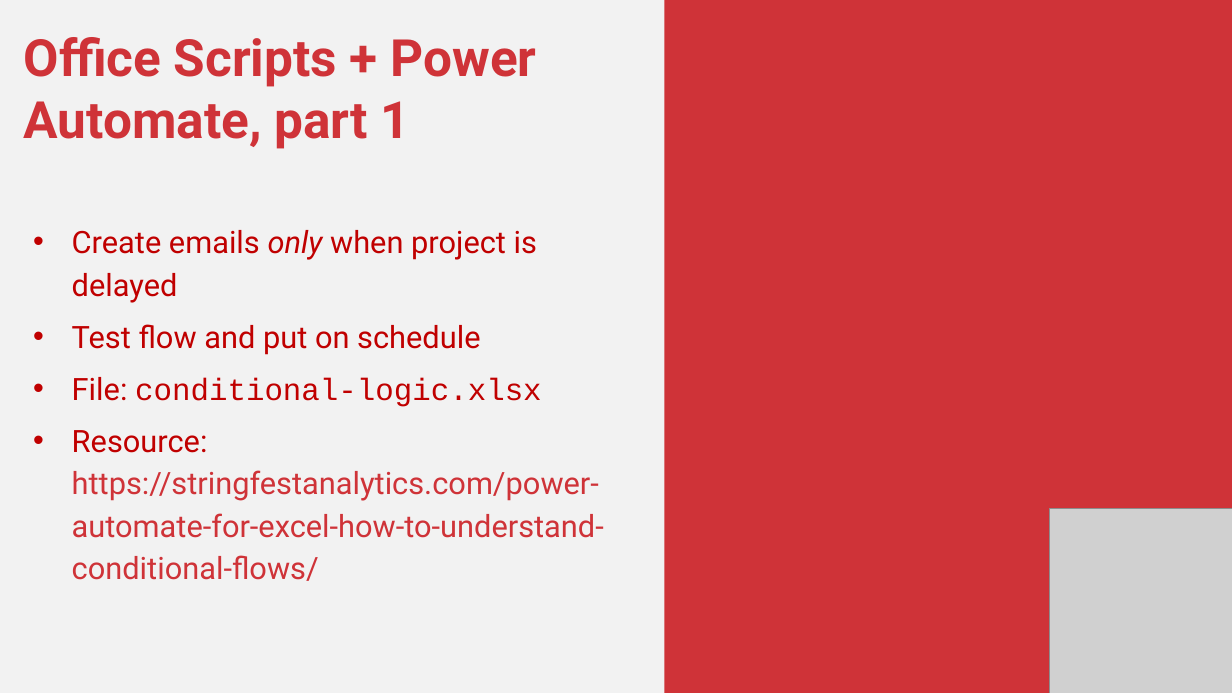
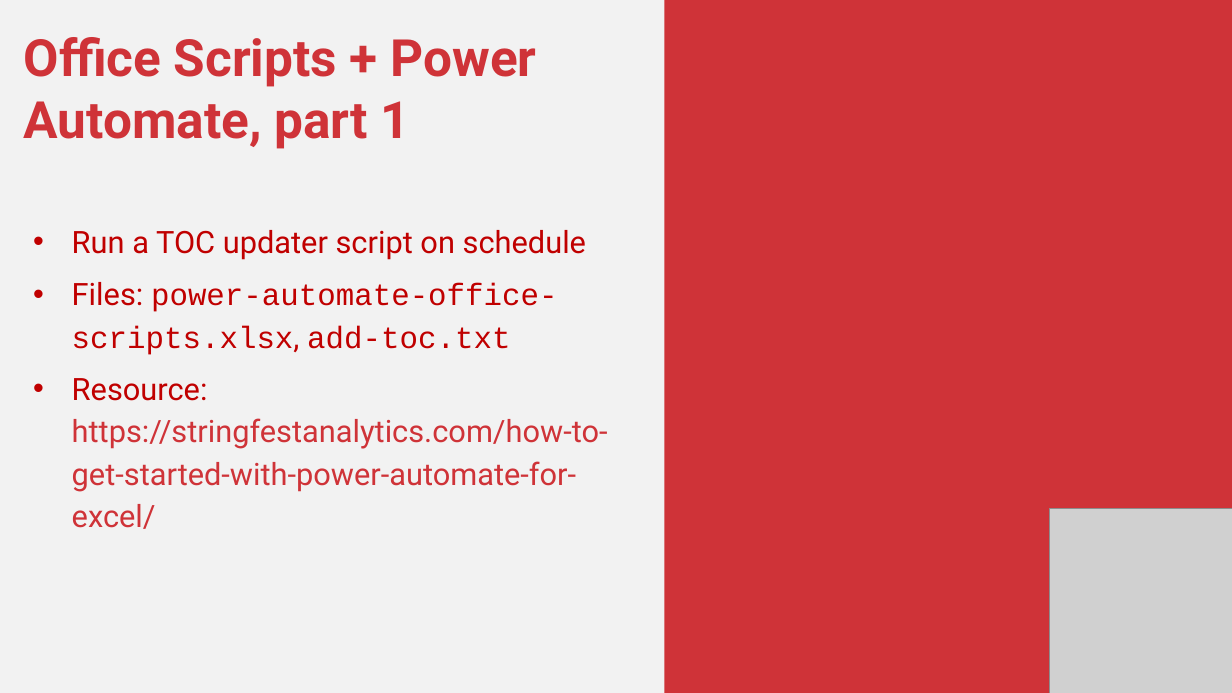
Before and after one commit to stringfestdata/power-automate-for-excel-masterclass, a slide deck: slide 14 of power-automate-for-excel-masterclass.pptx. Drawn at 1232x693 pixels with LibreOffice and Linux fonts; fonts in the diff are those of the drawing; grey boxes stand for pictures. Boxes give left, top, right and bottom in pixels: in the first picture for what was removed or moved away, otherwise in the second. Text is boxed around its words. In the diff, an @@ line names an element or a change of style, - is before the commit and + after.

```diff
--- a/power-automate-for-excel-masterclass.pptx
+++ b/power-automate-for-excel-masterclass.pptx
@@ text at (72, 230, 608, 529): text changed @@
-• Create emails only when project is delayed
-• Test flow and put on schedule
-• File: conditional-logic.xlsx
-• Resource: https://stringfestanalytics.com/power-automate-for-excel-how-to-understand-conditional-flows/
+• Run a TOC updater script on schedule
+• Files: power-automate-office-scripts.xlsx, add-toc.txt
+• Resource: https://stringfestanalytics.com/how-to-get-started-with-power-automate-for-excel/
```
Also in this commit, not shown: 6 other slides changed, 3 slides added, 8 slides removed, 7 other files.
